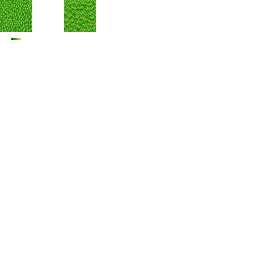
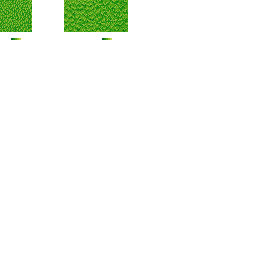
Two versions of the same layered image (w=256, h=256). Layer-by-layer changes:
added layer "dark green" above "highlight green" over [99, 1, 127, 31]
added layer "highlight green" above "shadow green" over [96, 0, 128, 32]
added layer "shadow green" above "base green" over [96, 0, 128, 32]
added layer "base green" above "grass" over [96, 0, 128, 32]
painted on "grass" over [102, 38, 112, 40]
